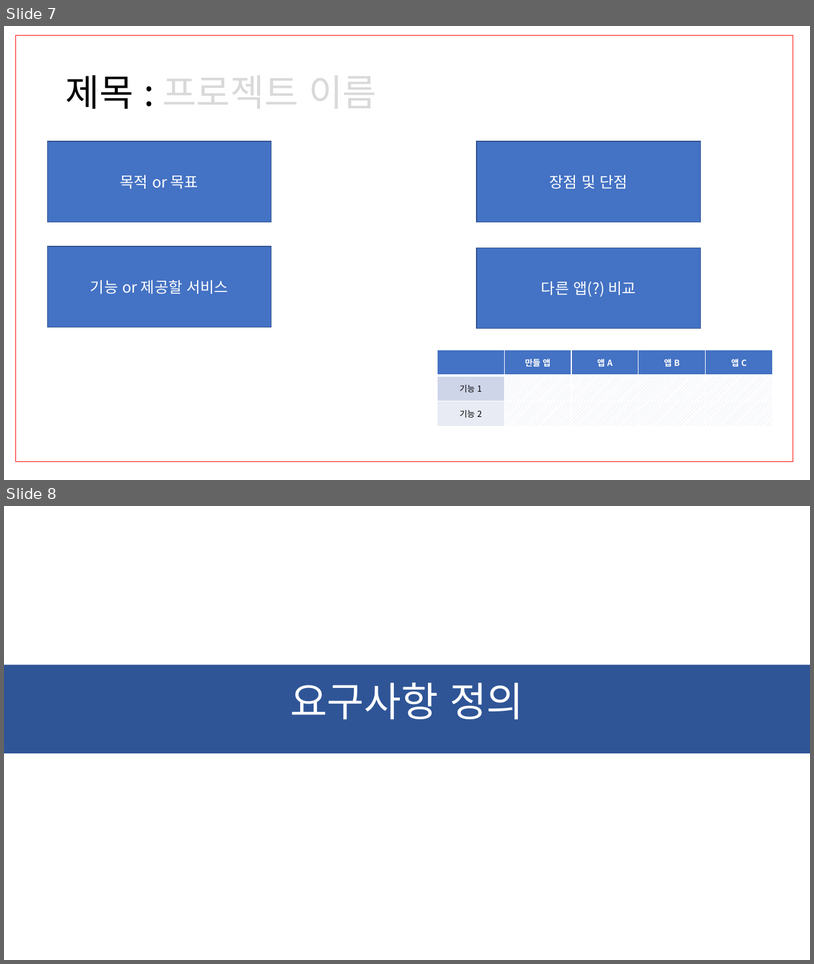
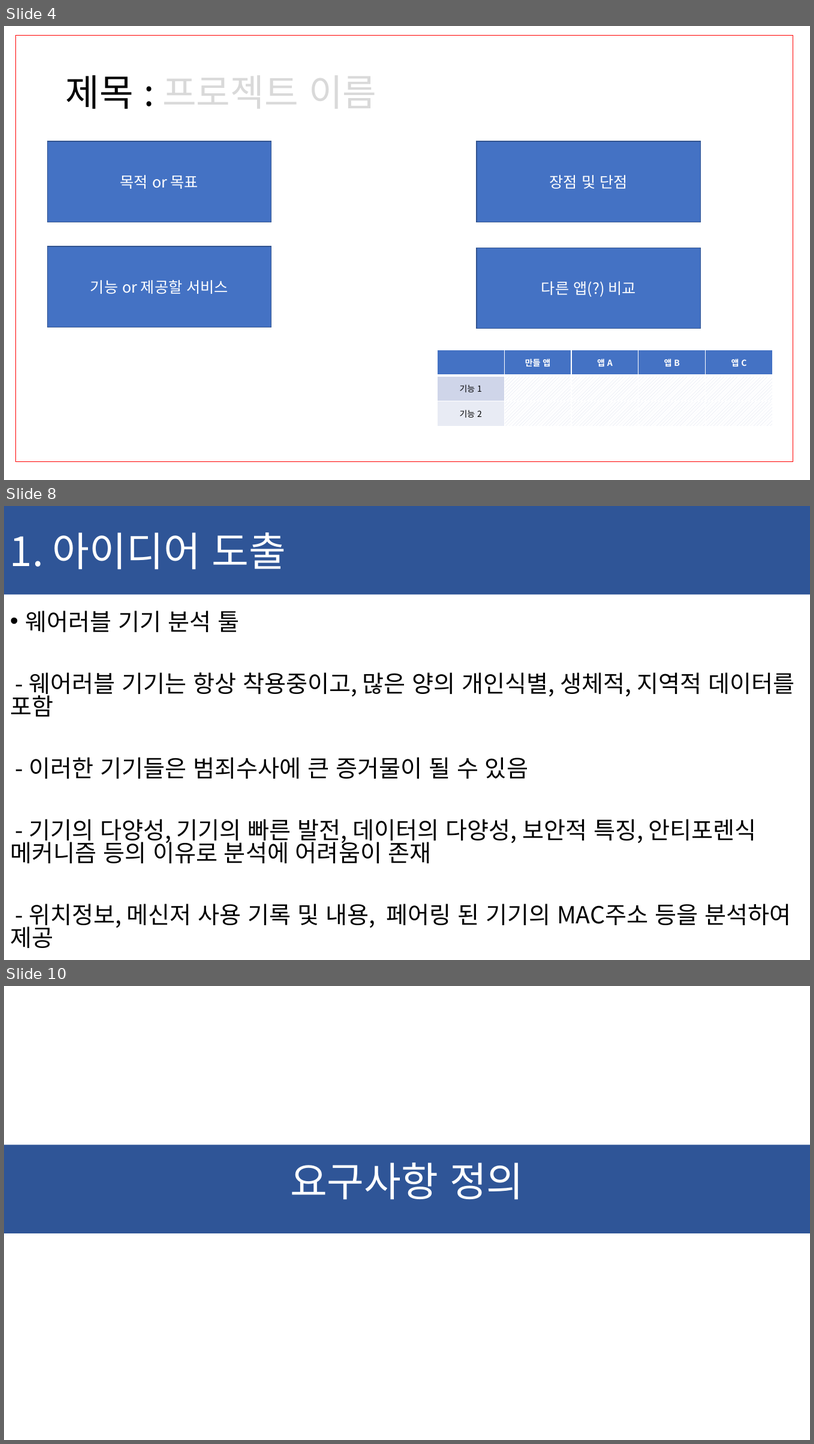
Before and after one commit to ChaeSung-Lee/DJ_InternShip, a slide deck: 2021_Summer/jp.hong/Project_BnD_jph.pptx. Shown one above the other, each under a label of ours: slides 7 and 8 before the commit, slides 4, 8 and 10 after it; the slides between them are not shown. The pictures are 814x964 and 814x1444 pixels, drawn with LibreOffice and Linux fonts; fonts in the diff are those of the drawing. Boxes give left, top, right and bottom in pixels: in the first picture for what was removed or moved away, otherwise in the second. Text is boxed around its words. In the diff, an @@ line names an element or a change of style, - is before the commit and + after.

```diff
--- a/2021_Summer/jp.hong/Project_BnD_jph.pptx
+++ b/2021_Summer/jp.hong/Project_BnD_jph.pptx
@@ slide 8 added at bbox=[4, 506, 810, 960], background #FFFFFF @@
@@ rectangle added at bbox=[4, 506, 810, 594], fill #2F5597, 48 pt, text #FFFFFF @@
+1. 아이디어 도출
@@ text added at bbox=[10, 610, 795, 948], 28 pt, text #000000 @@
+• 웨어러블 기기 분석 툴
+- 웨어러블 기기는 항상 착용중이고, 많은 양의 개인식별, 생체적, 지역적 데이터를 포함
+- 이러한 기기들은 범죄수사에 큰 증거물이 될 수 있음
+- 기기의 다양성, 기기의 빠른 발전, 데이터의 다양성, 보안적 특징, 안티포렌식 메커니즘 등의 이유로 분석에 어려움이 존재
+- 위치정보, 메신저 사용 기록 및 내용, 페어링 된 기기의 MAC주소 등을 분석하여 제공
@@ what was slide 7 is now slide 4 @@
@@ what was slide 8 is now slide 10 @@
```
Also in this commit, not shown: 3 slides changed, 2 other slides added.
